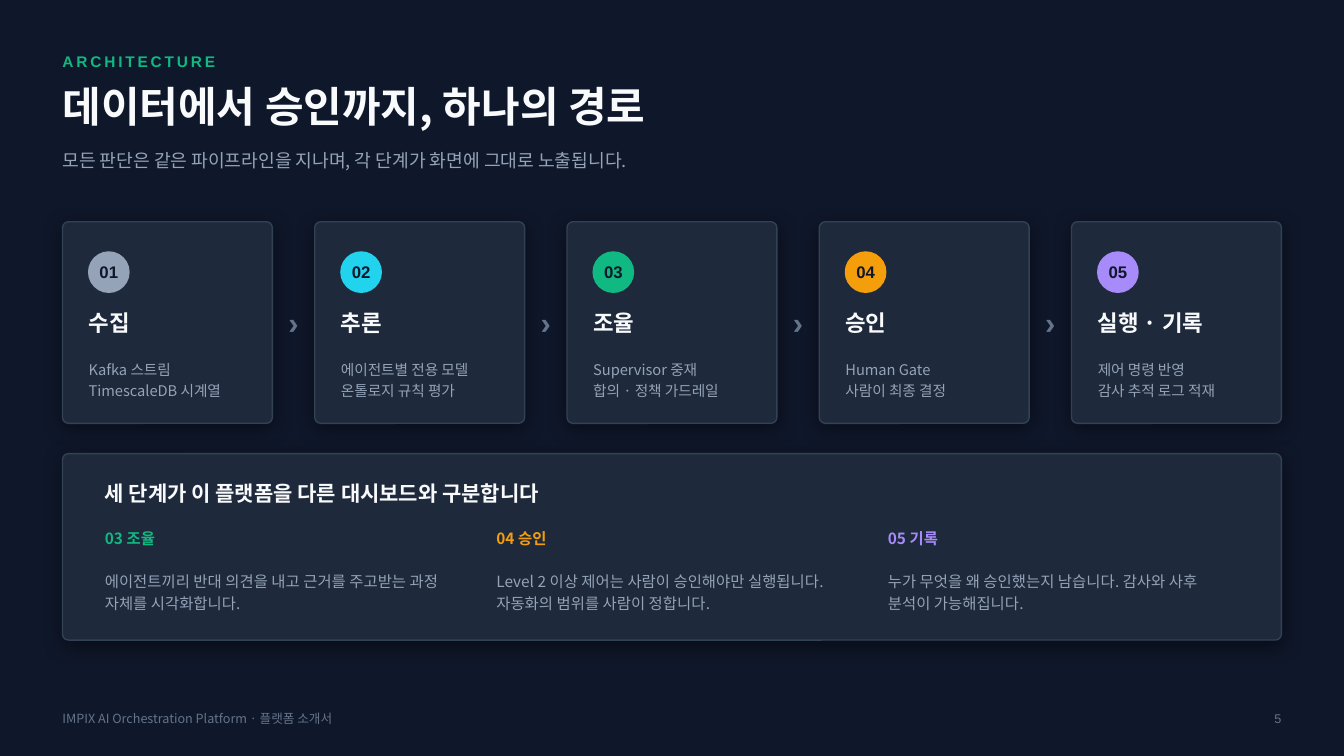
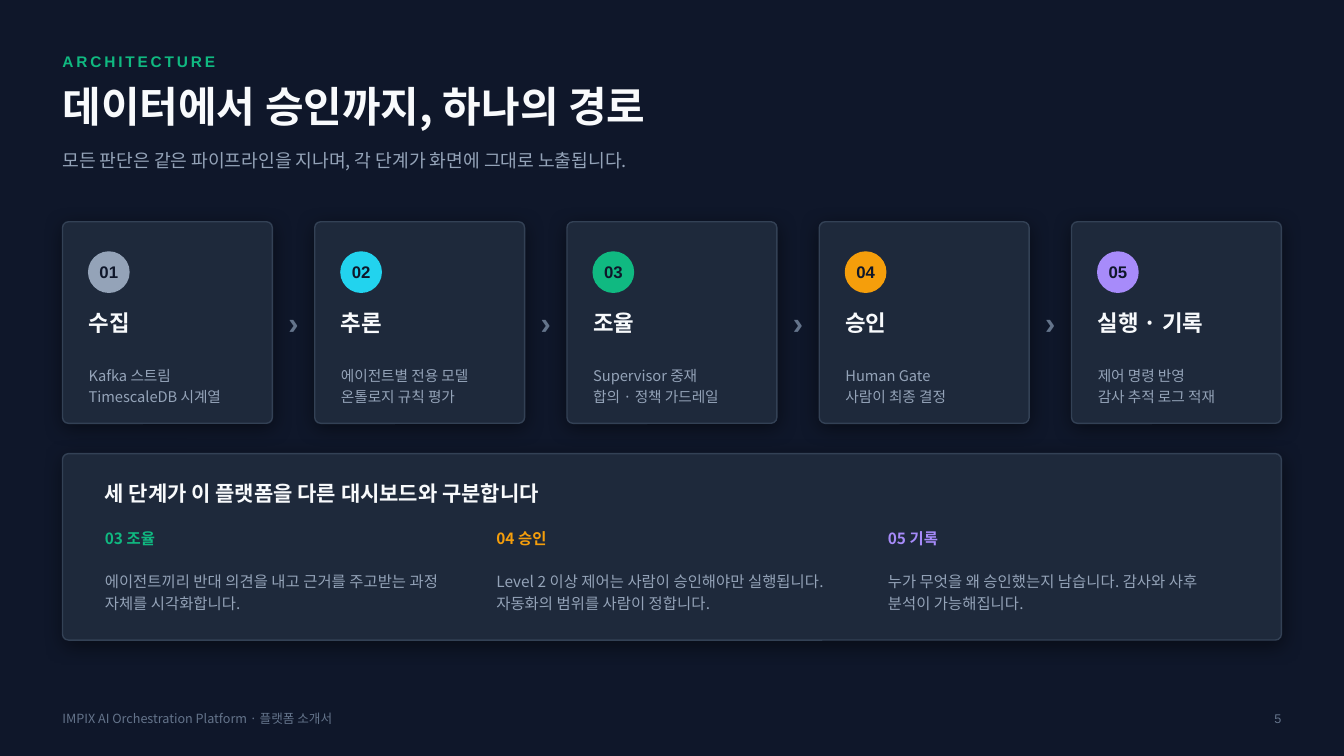
Before and after one commit to oddeye2796-cyber/impix-ai-orchestration-platform, a slide deck: slide 5 of docs/IMPIX_AI_플랫폼_소개서.pptx. Drawn at 1344x756 pixels with LibreOffice and Linux fonts; fonts in the diff are those of the drawing. Boxes give left, top, right and bottom in pixels: in the first picture for what was removed or moved away, otherwise in the second. Text is boxed around its words. In the diff, an @@ line names an element or a change of style, - is before the commit and + after.

```diff
--- a/docs/IMPIX_AI_플랫폼_소개서.pptx
+++ b/docs/IMPIX_AI_플랫폼_소개서.pptx
@@ text "Kafka 스트림": place and size @@
-text "Kafka 스트림" at <box>89,363,221,397</box>
+text "Kafka 스트림" at <box>89,369,221,403</box>
@@ text "에이전트별 전용 모델": place and size @@
-text "에이전트별 전용 모델" at <box>341,363,468,397</box>
+text "에이전트별 전용 모델" at <box>341,369,468,403</box>
@@ text "Supervisor 중재": place and size @@
-text "Supervisor 중재" at <box>593,363,719,397</box>
+text "Supervisor 중재" at <box>593,369,719,403</box>
@@ text "Human Gate": place and size @@
-text "Human Gate" at <box>845,364,946,397</box>
+text "Human Gate" at <box>845,370,946,403</box>
@@ text "제어 명령 반영": place and size @@
-text "제어 명령 반영" at <box>1098,363,1215,397</box>
+text "제어 명령 반영" at <box>1098,369,1215,403</box>
```
Also in this commit, not shown: 2 other slides changed, 23 other files.
